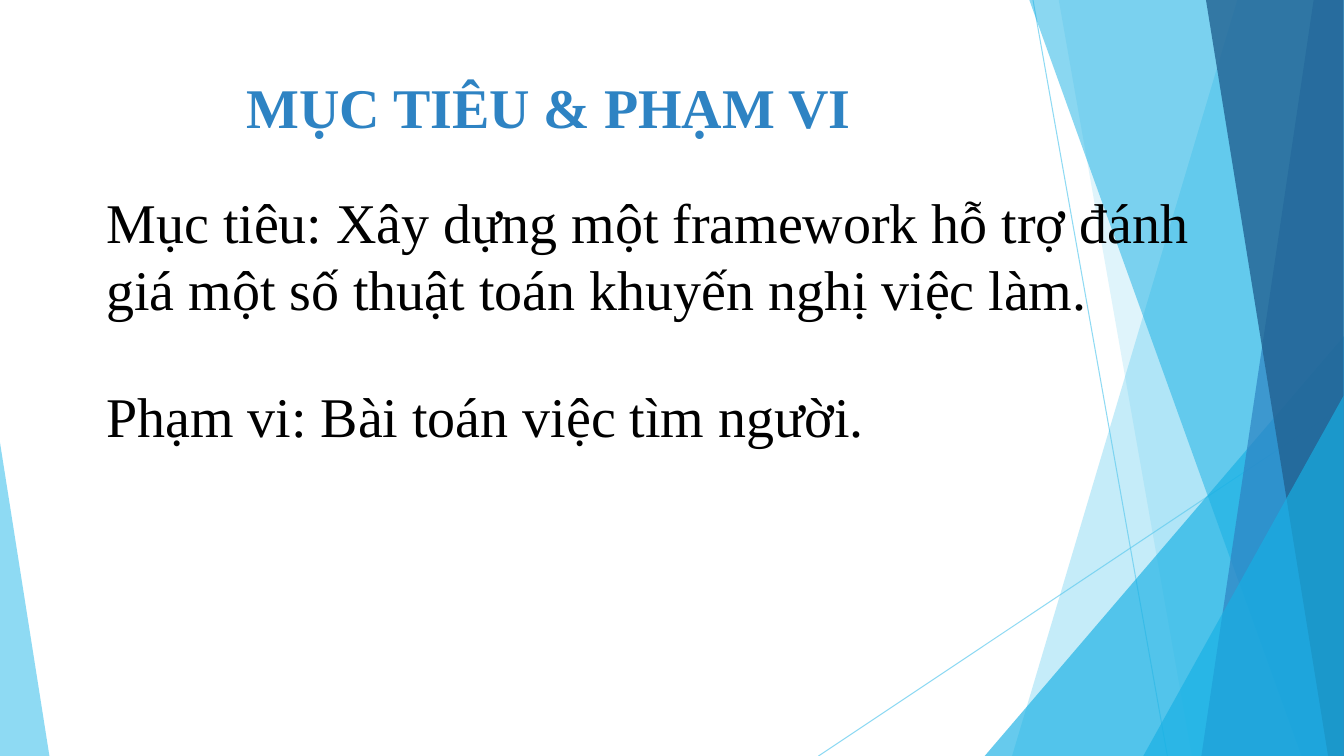
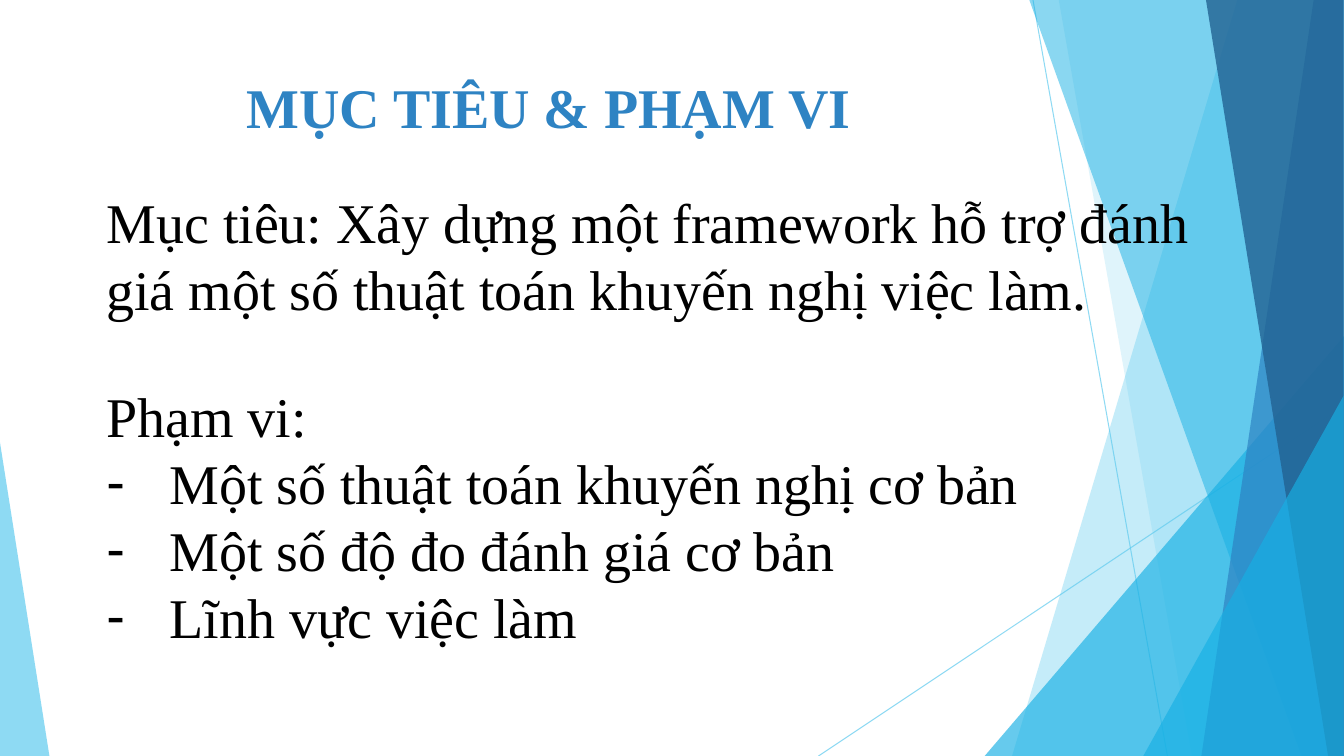
Before and after one commit to tuyennta/JobRecSys, a slide deck: slide 5 of Documents/Báo cáo/Bao cao KLTN_2.pptx (slide 4 before the commit). Drawn at 1344x756 pixels with LibreOffice and Linux fonts; fonts in the diff are those of the drawing. Boxes give left, top, right and bottom in pixels: in the first picture for what was removed or moved away, otherwise in the second. Text is boxed around its words. In the diff, an @@ line names an element or a change of style, - is before the commit and + after.

```diff
--- a/Documents/Báo cáo/Bao cao KLTN_2.pptx
+++ b/Documents/Báo cáo/Bao cao KLTN_2.pptx
@@ text at box(106, 398, 1018, 648): text changed @@
-Phạm vi: Bài toán việc tìm người.
+Phạm vi:
+– Một số thuật toán khuyến nghị cơ bản
+– Một số độ đo đánh giá cơ bản
+– Lĩnh vực việc làm
```
Also in this commit, not shown: 7 other slides changed, 5 slides added, 1 other file.
